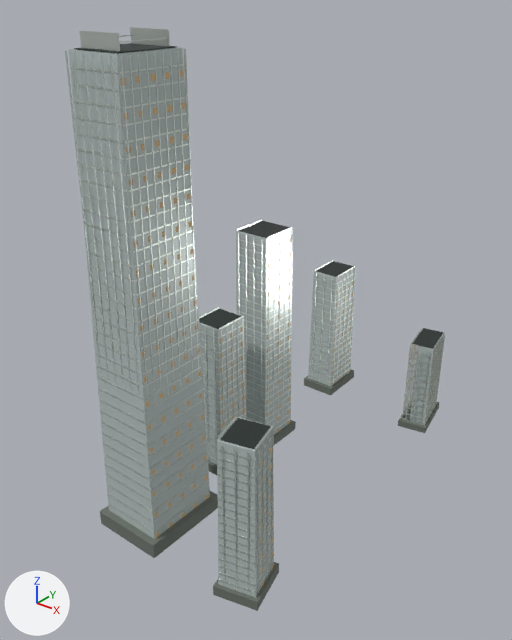
Renders of the Blender file landmarks/assets/shenzhen-bay-one.blend from each side of a commit.
Rendered twice from a 50 mm camera at (300.0, -410.0, 378.0) aimed at (-2.0, -32.0, 144.0). Arrows for +X, +Y and +Z are at lower left; the lights stay in place. The first picture is the older version.

Objects in the first picture: 'crown_frame', 'envelope', 'fins', 'floor_bands', 'night_windows', 'parapet', 'podium', 'roof_deck'.
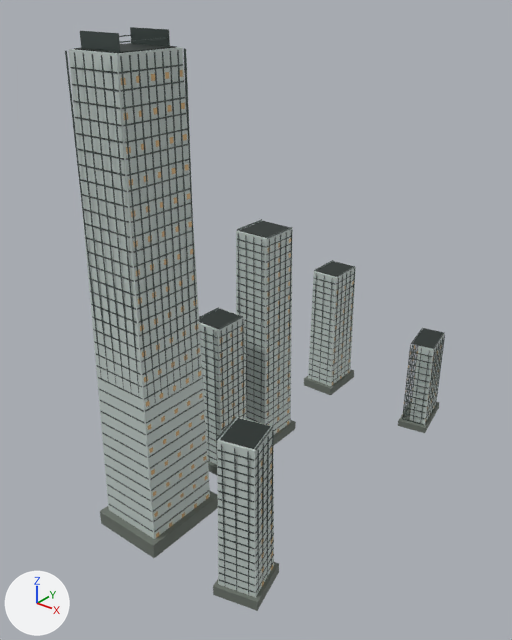
What differs and where, as boxes [x1, y1, x2, y2] in the pictures (512 x 640 px):
'envelope', surface changed
    both: [68, 47, 444, 597]
'fins', recoloured
    both: [65, 48, 445, 595]
'floor_bands', recoloured
    both: [70, 64, 444, 593]
'crown_frame', recoloured (light grey to dark grey)
    both: [80, 27, 170, 51]
'parapet', recoloured
    both: [199, 219, 445, 450]

The edits, one by one:
In material 'glass' (mat_glass), roughness goes from 0.16 to 0.58.
Material 'metal' (mat_metal) changes colour from light grey #d5ddd6 to dark grey #4a5552; in linear values from (0.665, 0.723, 0.672) to (0.0685, 0.0908, 0.0844).
